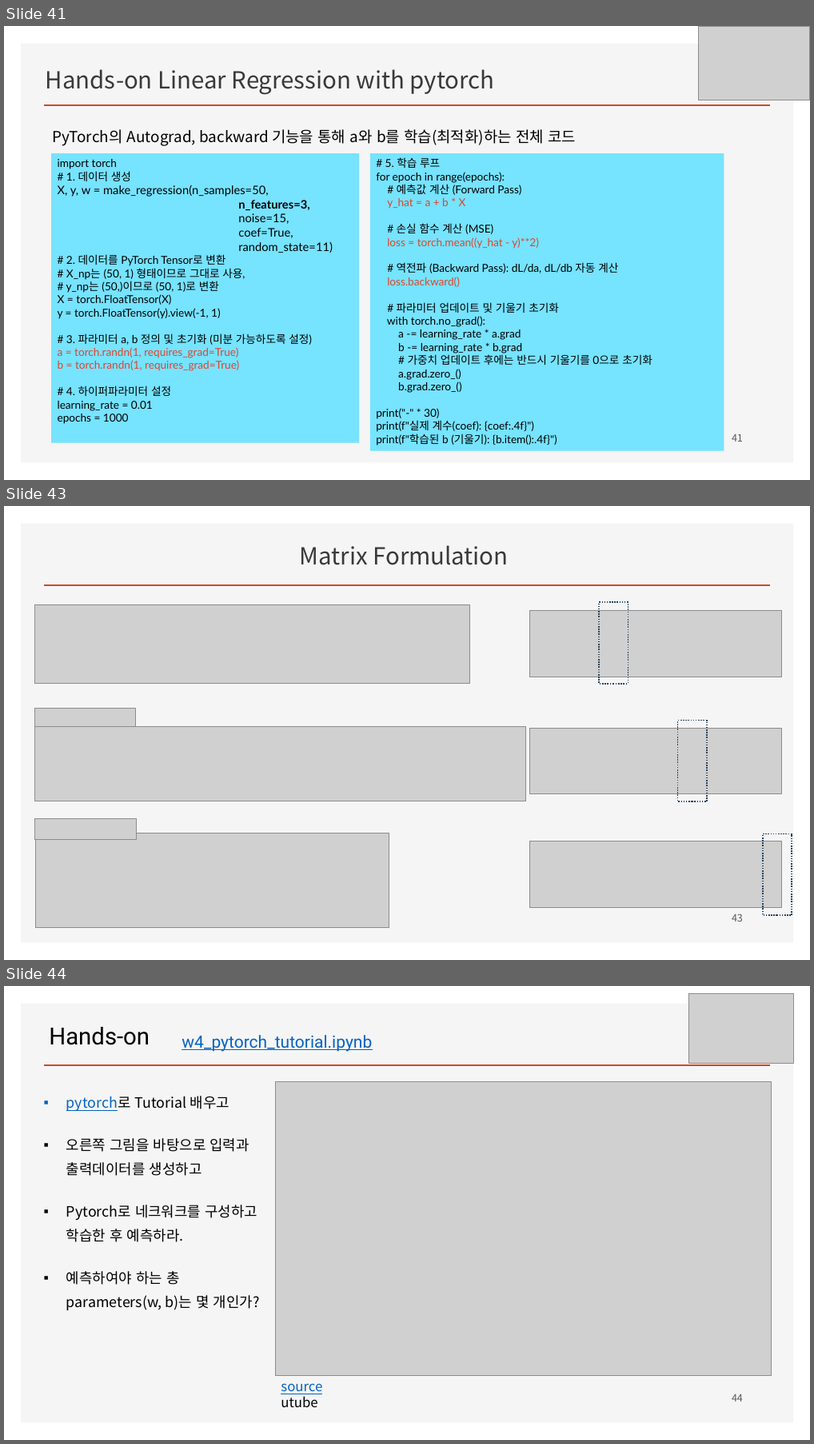
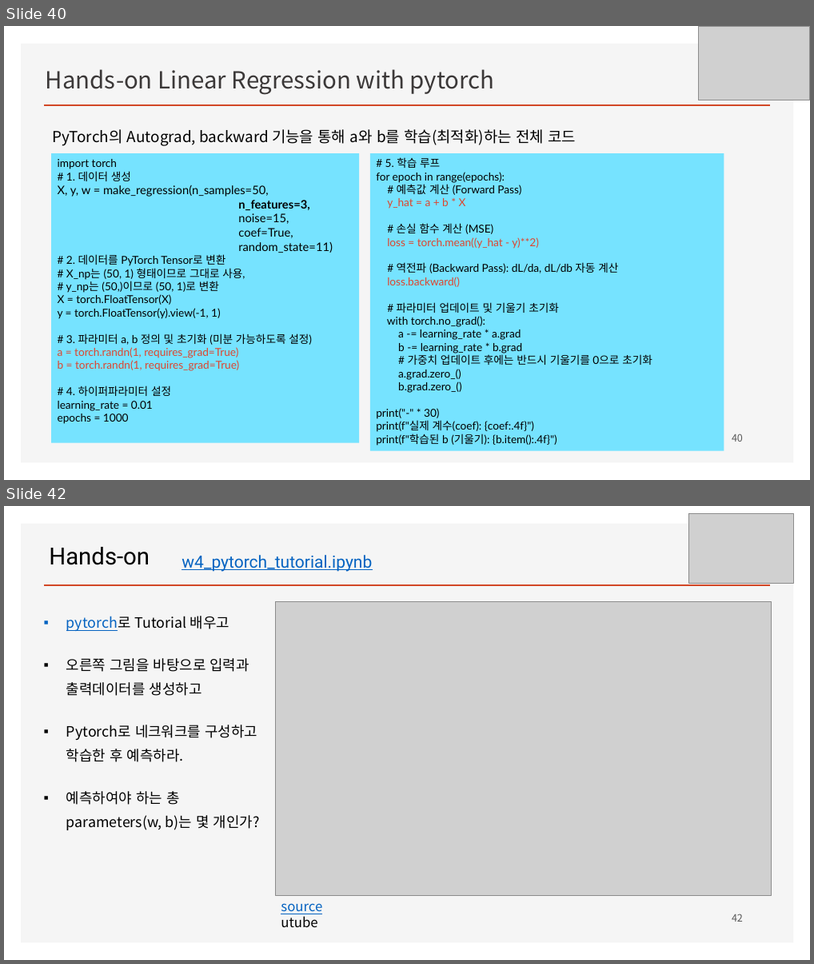
Before and after one commit to ancestor9/mathematics-for-machine-learning, a slide deck: Linear_Algebra/w4_Perceptron_Regression.pptx. Shown one above the other, each under a label of ours: slides 41, 43 and 44 before the commit, slides 40 and 42 after it; the slides between them are not shown. The pictures are 814x1444 and 814x964 pixels, drawn with LibreOffice and Linux fonts; fonts in the diff are those of the drawing; grey boxes stand for pictures; background and template pictures are left out. Boxes give left, top, right and bottom in pixels: in the first picture for what was removed or moved away, otherwise in the second. Text is boxed around its words. In the diff, an @@ line names an element or a change of style, - is before the commit and + after.

```diff
--- a/Linear_Algebra/w4_Perceptron_Regression.pptx
+++ b/Linear_Algebra/w4_Perceptron_Regression.pptx
@@ slide 43 removed at [4, 506, 810, 960], background #FFFFFF; not listed: 2 template elements that a slide beside it also shows @@
@@ text removed at [300, 545, 508, 565] @@
-Matrix Formulation
@@ picture removed at [35, 604, 470, 684] @@
@@ picture removed at [530, 611, 782, 677] @@
@@ rectangle removed at [599, 602, 628, 684] @@
@@ picture removed at [35, 708, 136, 727] @@
@@ rectangle removed at [678, 720, 707, 801] @@
@@ picture removed at [35, 726, 526, 800] @@
@@ picture removed at [530, 728, 782, 794] @@
@@ picture removed at [35, 832, 389, 928] @@
@@ picture removed at [35, 818, 137, 840] @@
@@ picture removed at [530, 841, 782, 908] @@
@@ rectangle removed at [763, 834, 792, 915] @@
@@ page number removed at [732, 913, 743, 921] @@
-43
@@ what was slide 41 is now slide 40 @@
@@ page number at [732, 433, 743, 441]: text changed @@
-41
+40
@@ what was slide 44 is now slide 42 @@
@@ page number at [732, 913, 743, 921]: text changed @@
-44
+42
```
Also in this commit, not shown: 9 slides changed, 5 slides added, 4 other slides removed.
